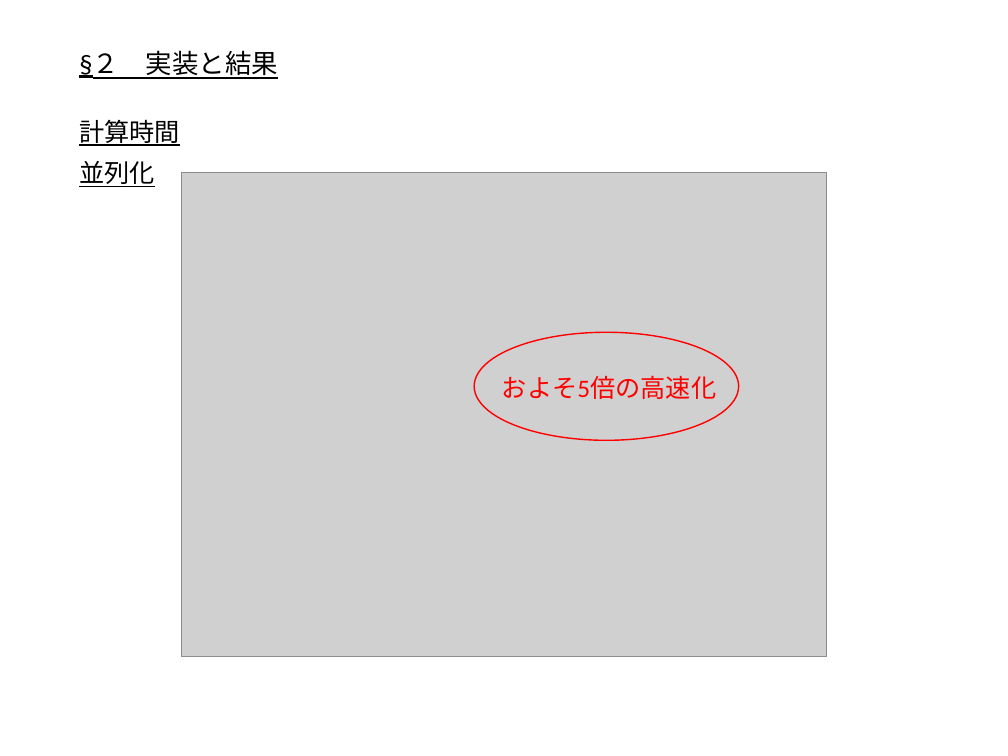
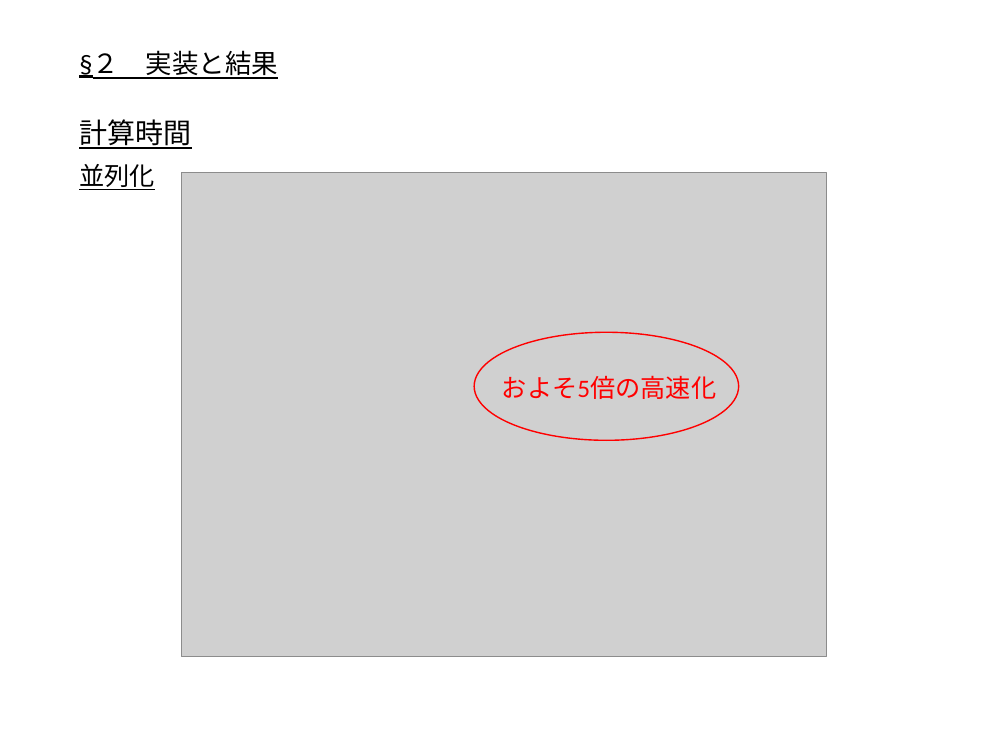
Before and after one commit to outk/graduate_thesis, a slide deck: slide 49 of 量子状態トモグラフィー.pptx (slide 44 before the commit). Drawn at 1008x756 pixels with LibreOffice and Linux fonts; fonts in the diff are those of the drawing; grey boxes stand for pictures. Boxes give left, top, right and bottom in pixels: in the first picture for what was removed or moved away, otherwise in the second. Text is boxed around its words. In the diff, an @@ line names an element or a change of style, - is before the commit and + after.

```diff
--- a/量子状態トモグラフィー.pptx
+++ b/量子状態トモグラフィー.pptx
@@ text at <box>79,119,191,149</box>: size 18 to 20 pt in "計算時間" @@
```
Also in this commit, not shown: 11 other slides changed, 7 slides added, 2 slides removed.
